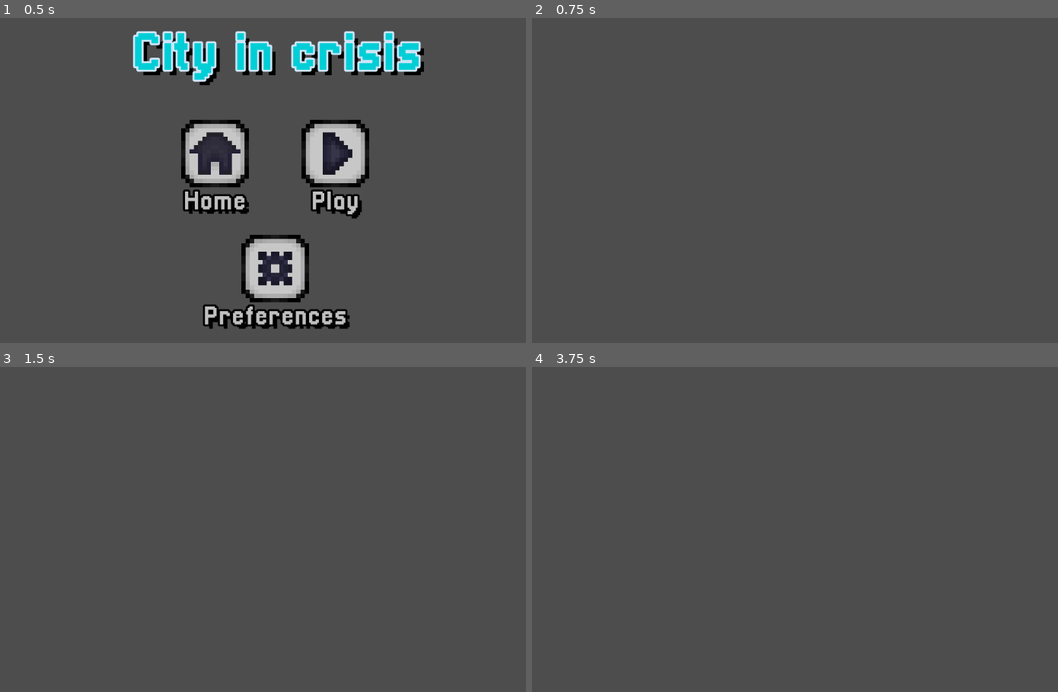
Above: before the commit, frames 1-4 (two rows, left to right).
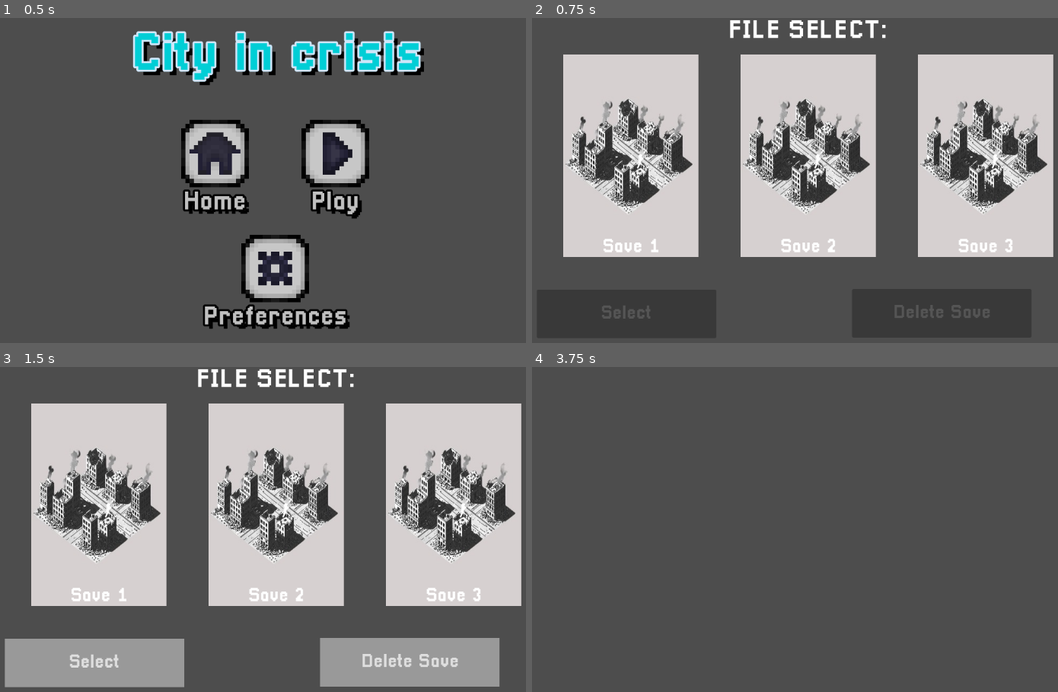
Above: after the commit, the same moments.

Repository: andierkas/Godot_game_project_67
Game: Godot game, scene res://main_menu.tscn
Same seed, same stepped clock (60 frames per second), same inputs: the game is played once before the commit and once after it.
Inputs (mouse positions are in pixels of both pictures, inside the frame that each line leads up to):
- Up to frame 1 (0.5 s): no input
- Up to frame 2 (0.75 s): click (868, 154) at 0.5 s
- Up to frame 3 (1.5 s): click (99, 503) at 1.25 s, where only the run after the commit has a clickable "Save 1"
- Up to frame 4 (3.75 s): click (810, 503) at 2 s, where only the run after the commit has a clickable "Save 2"; click (984, 503) at 2.75 s, where only the run after the commit has a clickable "Save 3"; click (626, 662) at 3.5 s, where only the run after the commit has a clickable "Select"

Frame 1 is identical in both runs. In frame 2, 46% of the frame differs, in the area x 5-100%, y 0-74%; in frame 3, 56%, in the area x 0-100%, y 0-99%; in frame 4, nothing differs.

Commit message:
шлакоблок

Diff:
--- /dev/null
+++ b/main_scene.gd
@@ -0,0 +1,53 @@
+extends Control
+
+var selected_mode = null
+
+func _ready():
+	# Кнопки выбора режима
+	$HBoxContainer/TextureButton.pressed.connect(_on_easy)
+	$HBoxContainer/TextureButton4.pressed.connect(_on_medium)
+	$HBoxContainer/TextureButton3.pressed.connect(_on_hard)
+
+	# ✅ ВОТ ЭТИ ДВЕ СТРОЧКИ НУЖНО РАСКОММЕНТИРОВАТЬ (они подключают кнопки):
+	$Button.pressed.connect(_on_confirm)
+	$Button2.pressed.connect(_on_confirm)
+
+	# Блокируем кнопки подтверждения
+	$Button.disabled = true
+	$Button2.disabled = true
+	$Button.modulate = Color(0.5, 0.5, 0.5)
+	$Button2.modulate = Color(0.5, 0.5, 0.5)
+
+	print("✅ Выберите режим!")
+
+func _on_easy():
+	selected_mode = "easy"
+	print("🎮 ЛЁГКИЙ режим")
+	activate_buttons()
+
+func _on_medium():
+	selected_mode = "medium"
+	print("🎮 СРЕДНИЙ режим")
+	activate_buttons()
+
+func _on_hard():
+	selected_mode = "hard"
+	print("🎮 СЛОЖНЫЙ режим")
+	activate_buttons()
+
+func activate_buttons():
+	$Button.disabled = false
+	$Button2.disabled = false
+	$Button.modulate = Color(1, 1, 1)
+	$Button2.modulate = Color(1, 1, 1)
+	print("🔓 Кнопки подтверждения разблокированы!")
+
+func _on_confirm():
+	print("🔴 Кнопка подтверждения нажата!")
+
+	if selected_mode == null:
+		print("⚠️ Сначала выберите режим!")
+		return
+
+	print("✅ Переход на сцену!")
+	get_tree().change_scene_to_file("res://playfile2.tscn")
--- a/main_scene.tscn
+++ b/main_scene.tscn
@@ -1,3 +1,129 @@
 [gd_scene format=3 uid="uid://bel2nsmwwvdkv"]
 
-[node name="Main_scene" type="Node2D" unique_id=1658725182]
+[ext_resource type="Script" uid="uid://d0lef2tsc6fql" path="res://main_scene.gd" id="1_gyfs4"]
+[ext_resource type="FontFile" uid="uid://cff2ia20fse41" path="res://fonts/Pixellari.ttf" id="2_d5x1h"]
+[ext_resource type="Texture2D" uid="uid://ccwg3klc2au0w" path="res://materials/button menu/Airbrush-BG-CHANGER-1778845581928.jpg" id="3_gyfs4"]
+
+[sub_resource type="StyleBoxFlat" id="StyleBoxFlat_gyfs4"]
+
+[node name="Control" type="Control" unique_id=195617877]
+layout_mode = 3
+anchors_preset = 15
+anchor_right = 1.0
+anchor_bottom = 1.0
+grow_horizontal = 2
+grow_vertical = 2
+script = ExtResource("1_gyfs4")
+
+[node name="VBoxContainer" type="VBoxContainer" parent="." unique_id=172303897]
+layout_mode = 1
+anchors_preset = 15
+anchor_right = 1.0
+anchor_bottom = 1.0
+grow_horizontal = 2
+grow_vertical = 2
+theme_override_constants/separation = 70
+alignment = 1
+
+[node name="Label" type="Label" parent="VBoxContainer" unique_id=1198363268]
+layout_mode = 2
+size_flags_vertical = 2
+theme_override_fonts/font = ExtResource("2_d5x1h")
+theme_override_font_sizes/font_size = 50
+text = "FILE SELECT:"
+horizontal_alignment = 1
+
+[node name="HBoxContainer" type="HBoxContainer" parent="." unique_id=2043163975]
+layout_mode = 0
+offset_left = 2.0
+offset_top = 69.0
+offset_right = 1154.0
+offset_bottom = 453.0
+size_flags_vertical = 2
+theme_override_constants/separation = 80
+alignment = 1
+
+[node name="TextureButton" type="TextureButton" parent="HBoxContainer" unique_id=1300773629]
+layout_mode = 2
+texture_normal = ExtResource("3_gyfs4")
+
+[node name="Label" type="Label" parent="HBoxContainer/TextureButton" unique_id=1800555091]
+layout_mode = 1
+anchors_preset = 7
+anchor_left = 0.5
+anchor_top = 1.0
+anchor_right = 0.5
+anchor_bottom = 1.0
+offset_left = -54.5
+offset_top = -36.0
+offset_right = 54.5
+grow_horizontal = 2
+grow_vertical = 0
+theme_override_fonts/font = ExtResource("2_d5x1h")
+theme_override_font_sizes/font_size = 36
+text = "Save 1"
+
+[node name="TextureButton4" type="TextureButton" parent="HBoxContainer" unique_id=752770893]
+layout_mode = 2
+texture_normal = ExtResource("3_gyfs4")
+
+[node name="Label" type="Label" parent="HBoxContainer/TextureButton4" unique_id=392862405]
+layout_mode = 1
+anchors_preset = 7
+anchor_left = 0.5
+anchor_top = 1.0
+anchor_right = 0.5
+anchor_bottom = 1.0
+offset_left = -53.0
+offset_top = -36.0
+offset_right = 53.0
+grow_horizontal = 2
+grow_vertical = 0
+theme_override_fonts/font = ExtResource("2_d5x1h")
+theme_override_font_sizes/font_size = 36
+text = "Save 2"
+
+[node name="TextureButton3" type="TextureButton" parent="HBoxContainer" unique_id=1549270477]
+layout_mode = 2
+texture_normal = ExtResource("3_gyfs4")
+
+[node name="Label" type="Label" parent="HBoxContainer/TextureButton3" unique_id=1221189436]
+layout_mode = 1
+anchors_preset = 7
+anchor_left = 0.5
+anchor_top = 1.0
+anchor_right = 0.5
+anchor_bottom = 1.0
+offset_left = -53.0
+offset_top = -36.0
+offset_right = 53.0
+grow_horizontal = 2
+grow_vertical = 0
+theme_override_fonts/font = ExtResource("2_d5x1h")
+theme_override_font_sizes/font_size = 36
+text = "Save 3"
+
+[node name="Button" type="Button" parent="." unique_id=1383023610]
+layout_mode = 0
+offset_left = 64.0
+offset_top = 515.0
+offset_right = 404.0
+offset_bottom = 607.0
+theme_override_fonts/font = ExtResource("2_d5x1h")
+theme_override_font_sizes/font_size = 36
+theme_override_styles/normal = SubResource("StyleBoxFlat_gyfs4")
+text = "Select"
+
+[node name="Button2" type="Button" parent="." unique_id=1954182278]
+layout_mode = 0
+offset_left = 661.0
+offset_top = 514.0
+offset_right = 1001.0
+offset_bottom = 606.0
+theme_override_fonts/font = ExtResource("2_d5x1h")
+theme_override_font_sizes/font_size = 36
+theme_override_styles/normal = SubResource("StyleBoxFlat_gyfs4")
+text = "Delete Save"
+
+[connection signal="pressed" from="Button" to="." method="_on_confirm"]
+[connection signal="pressed" from="Button2" to="." method="_on_confirm"]
--- /dev/null
+++ b/playfile.tscn
@@ -0,0 +1,3 @@
+[gd_scene format=3 uid="uid://c7lbm4moh7me"]
+
+[node name="Playfile" type="Node2D" unique_id=1867582816]
--- /dev/null
+++ b/playfile2.tscn
@@ -0,0 +1,9 @@
+[gd_scene format=3 uid="uid://dm2sr3kvhyuk0"]
+
+[node name="Playfile2" type="Control" unique_id=1911601340]
+layout_mode = 3
+anchors_preset = 15
+anchor_right = 1.0
+anchor_bottom = 1.0
+grow_horizontal = 2
+grow_vertical = 2
--- /dev/null
+++ b/playfile3.tscn
@@ -0,0 +1,9 @@
+[gd_scene format=3 uid="uid://bog25pao8mvl8"]
+
+[node name="Playfile3" type="Control" unique_id=1339052506]
+layout_mode = 3
+anchors_preset = 15
+anchor_right = 1.0
+anchor_bottom = 1.0
+grow_horizontal = 2
+grow_vertical = 2
--- /dev/null
+++ b/playfile4.tscn
@@ -0,0 +1,9 @@
+[gd_scene format=3 uid="uid://dsjnu5bqawevi"]
+
+[node name="Playfile4" type="Control" unique_id=1425017350]
+layout_mode = 3
+anchors_preset = 15
+anchor_right = 1.0
+anchor_bottom = 1.0
+grow_horizontal = 2
+grow_vertical = 2
--- /dev/null
+++ b/test.tscn
@@ -0,0 +1,9 @@
+[gd_scene format=3 uid="uid://bd8hc8isshqar"]
+
+[node name="Control" type="Control" unique_id=1626535076]
+layout_mode = 3
+anchors_preset = 15
+anchor_right = 1.0
+anchor_bottom = 1.0
+grow_horizontal = 2
+grow_vertical = 2
Not shown, added: main_scene.gd.uid
Binary file added: materials/18dca3a504a11f18d00463fccb17f95_1.jpeg
Not shown, added: materials/18dca3a504a11f18d00463fccb17f95_1.jpeg.import
Binary file added: materials/button menu/16352ff505911f1ab322692503ad7e1_1.jpeg
Not shown, added: materials/button menu/16352ff505911f1ab322692503ad7e1_1.jpeg.import
Binary file added: materials/button menu/Airbrush-BG-CHANGER-1778845581928.jpg
Not shown, added: materials/button menu/Airbrush-BG-CHANGER-1778845581928.jpg.import
Binary file added: materials/button menu/Airbrush-BG-CHANGER-1778845596304.jpg
Not shown, added: materials/button menu/Airbrush-BG-CHANGER-1778845596304.jpg.import
Binary file added: materials/button menu/Airbrush-BG-CHANGER-1778846435429.jpg
Not shown, added: materials/button menu/Airbrush-BG-CHANGER-1778846435429.jpg.import
Binary file added: materials/button menu/Airbrush-BG-CHANGER-1778846665522.jpg
(and 13 more such lines)
